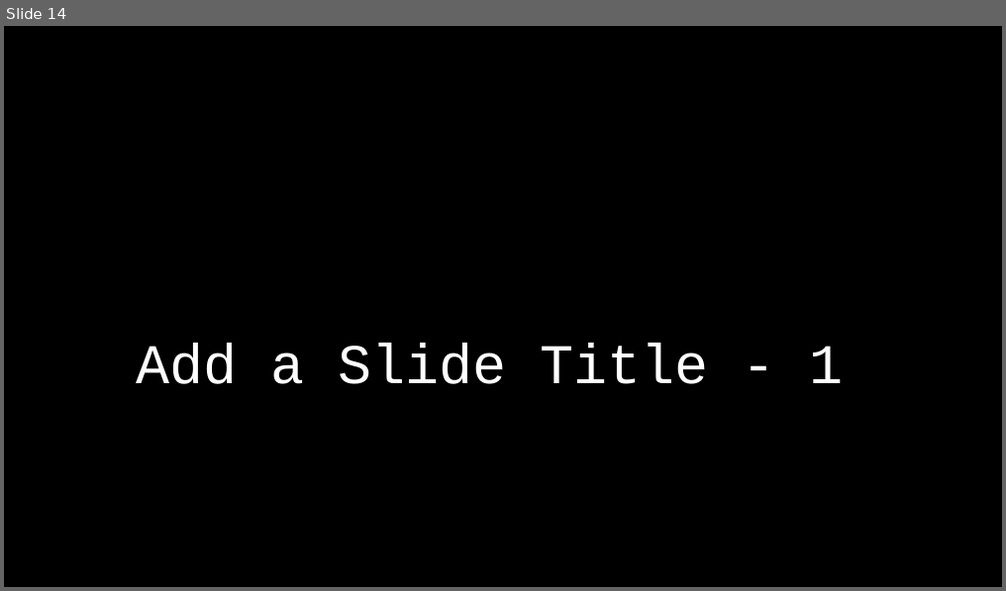
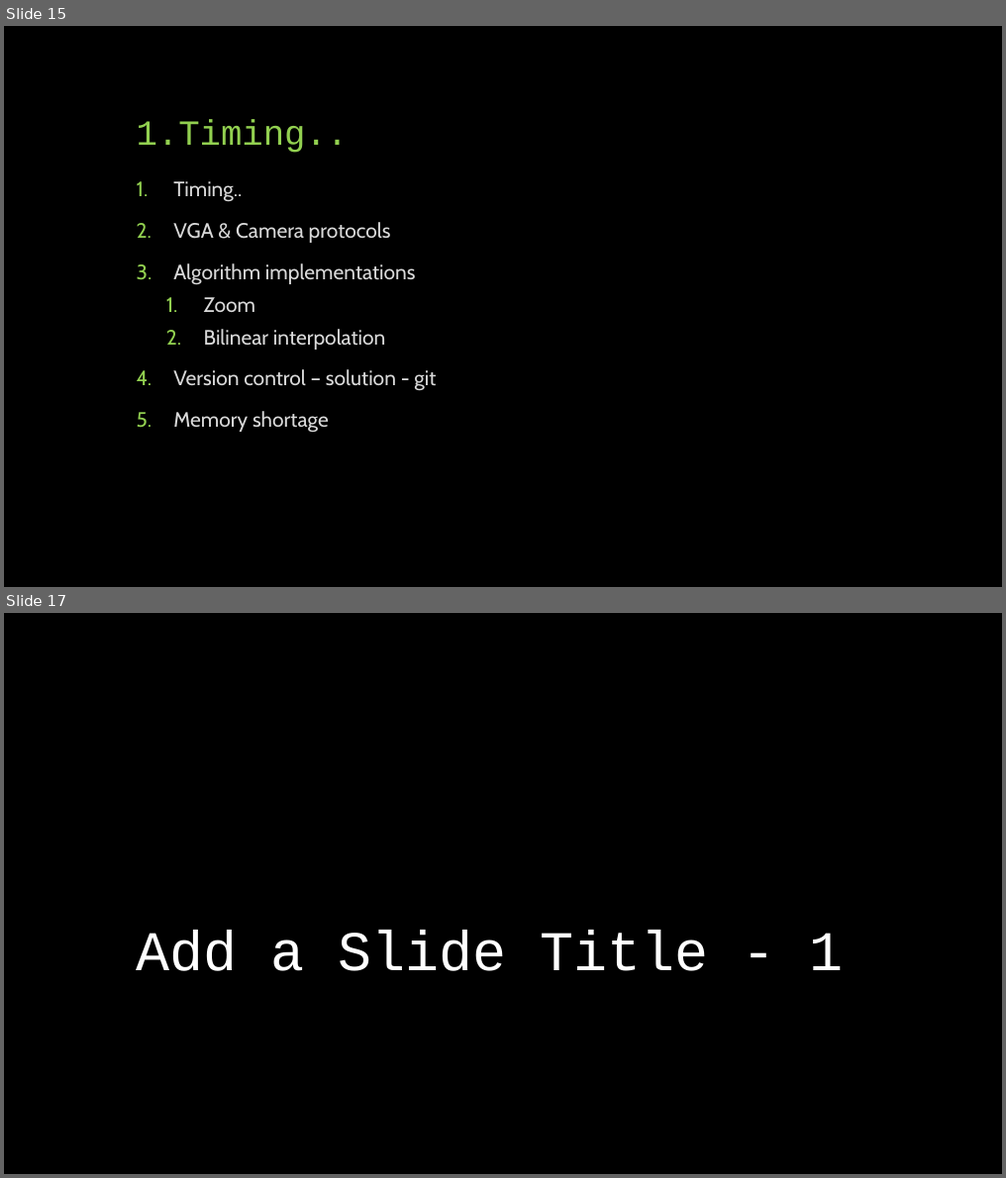
Before and after one commit to idowein/FPGA-image-interpolator, a slide deck: datasheets/Digital Zoom presentation.pptx. Shown one above the other, each under a label of ours: slide 14 before the commit, slides 15 and 17 after it; the slides between them are not shown. The pictures are 1006x591 and 1006x1178 pixels, drawn with LibreOffice and Linux fonts; fonts in the diff are those of the drawing. Boxes give left, top, right and bottom in pixels: in the first picture for what was removed or moved away, otherwise in the second. Text is boxed around its words. In the diff, an @@ line names an element or a change of style, - is before the commit and + after.

```diff
--- a/datasheets/Digital Zoom presentation.pptx
+++ b/datasheets/Digital Zoom presentation.pptx
@@ slide 15 added at [4,26,1002,587], background #000000 @@
@@ title added at [137,120,349,153], 34 pt, text #92D050 @@
+1. Timing..
@@ text added at [173,181,436,433], 20 pt, text #D9D9D9 @@
+1. Timing..
+2. VGA & Camera protocols
+3. Algorithm implementations
+  1. Zoom
+  2. Bilinear interpolation
+4. Version control – solution - git
+5. Memory shortage
@@ what was slide 14 is now slide 17 @@
```
Also in this commit, not shown: 6 slides changed, 5 other slides added, 3 slides removed, 5 other files.
